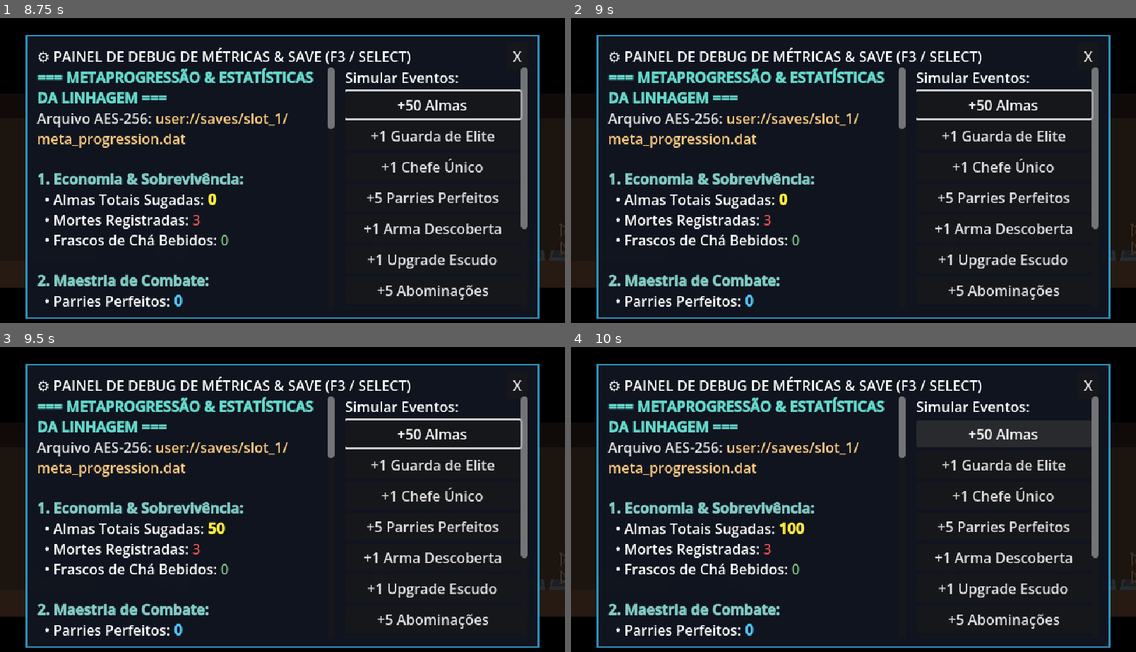
Above: before the commit, frames 1-4 (two rows, left to right).
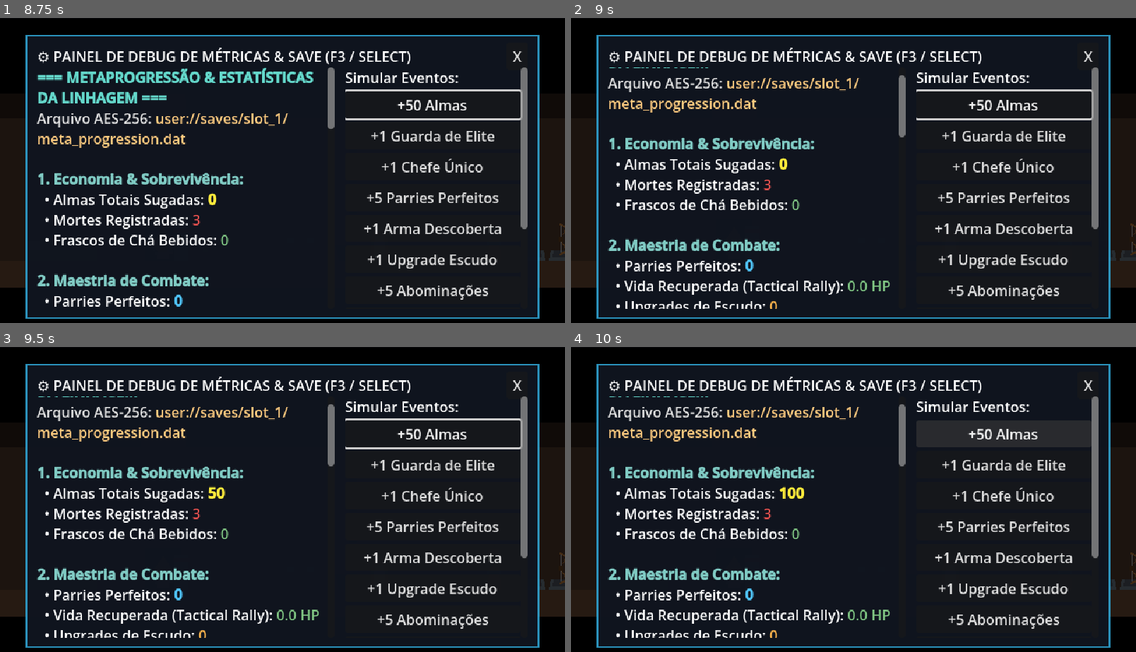
Above: after the commit, the same moments.

Repository: Theadrill/Godot-Roguelike-Prototype
Game: Godot game, scene res://src/world/hub/family_house.tscn
The game is run twice, just before and just after one commit, with the same random seed, the same clock (stepped at 60 frames per second) and the same inputs.
Inputs (mouse positions are in pixels of both pictures, inside the frame that each line leads up to):
- Up to frame 1 (8.75 s): tap Enter (ui_accept) at 0.5, 8 s; move the mouse to (378, 240) at 0.52 s; hold Keypad 2 (look_down) 0.53-1.28 s; hold D (move_right) 0.53-2.03 s; click (378, 240) at 0.67 s; tap Space (jump) at 0.77, 1.52, 3.02, 3.77, 4.52 s; tap Keypad 8 (look_up) at 0.8, 1.35, 3.05, 8.3 s; move the mouse to (497, 207) at 1.27 s; click (497, 207) at 1.42 s; tap Shift (roll) at 1.55, 3.8 s; move the mouse to (536, 237) at 2.02 s; hold A (move_left) 2.03-2.78 s; hold Shift (roll) 2.03-2.78 s; click (536, 237) at 2.17 s; tap Keypad 2 (look_down) at 2.3, 4.55 s; move the mouse to (559, 237) at 2.77 s; hold D (move_right) 2.78-4.28 s; click (559, 237) at 2.85 s; move the mouse to (197, 249) at 3.52 s; hold Right mouse button (defend) 3.53-4.28 s; click (197, 249) at 3.67 s; tap 2 (cycle_weapon_debug) at 4.15 s; move the mouse to (514, 240) at 4.27 s; hold A (move_left) 4.28-5 s; tap Q (heal) at 4.35 s; click (514, 240) at 4.42 s; tap Escape (pause_game) at 4.9 s; click "Restart from Scratch" at 5 s; click "Restart from Scratch" at 5.75 s; click "Restart from Scratch" at 6.5 s; click "Resume" at 7.25 s; move the mouse to (310, 176) at 8.02 s; hold D (move_right) from 8.03 s (still down); hold E (interact) from 8.03 s (still down); click (310, 176) at 8.17 s; tap F3 (toggle_debug_metrics) at 8.65 s
- Up to frame 2 (9 s): move the mouse to (768, 97) at 8.77 s; release D (move_right) at 8.78 s; release E (interact) at 8.78 s; hold A (move_left) from 8.78 s (still down); tap Keypad 2 (look_down) at 8.85 s
- Up to frame 3 (9.5 s): keep holding A (move_left); tap Space (jump) at 9.02 s; tap Shift (roll) at 9.05 s; tap 3 (toggle_shield_repulsion_debug) at 9.4 s
- Up to frame 4 (10 s): release A (move_left) at 9.5 s; click "+50 Almas" at 9.5 s

Frame 1 is identical in both runs. In frame 2, 11% of the frame differs, in the area x 6-60%, y 16-96%; in frame 3, 11%; in frame 4, 11%.

Commit message:
fix(ui): corrige saida em Salvar e Sair sem acionar pulo e adiciona rolagem com Right Stick no painel de metricas

Diff:
--- a/src/ui/debug/debug_metrics_panel.gd
+++ b/src/ui/debug/debug_metrics_panel.gd
@@ -5,6 +5,7 @@
 ## Acionado a qualquer momento com a tecla F3 (Teclado) ou botão Select/Back (Gamepad).
 
 @onready var main_panel: Panel = $MainPanel
+@onready var metrics_scroll: ScrollContainer = $MainPanel/ContentHBox/MetricsScroll
 @onready var metrics_label: RichTextLabel = $MainPanel/ContentHBox/MetricsScroll/MetricsLabel
 @onready var btn_close: Button = $MainPanel/Header/BtnClose
 
@@ -66,6 +67,27 @@
 		ProgressionManager.reset_profile()
 		_refresh_metrics()
 	)
+
+func _process(delta: float) -> void:
+	if not visible:
+		return
+
+	# Right Analog Stick / Look Up-Down para rolar a lista de métricas
+	var scroll_dir: float = 0.0
+	for joy in Input.get_connected_joypads():
+		var axis_y: float = Input.get_joy_axis(joy, JOY_AXIS_RIGHT_Y)
+		if absf(axis_y) > 0.15:
+			scroll_dir = axis_y
+			break
+
+	if is_zero_approx(scroll_dir):
+		if Input.is_action_pressed("look_down"):
+			scroll_dir = 1.0
+		elif Input.is_action_pressed("look_up"):
+			scroll_dir = -1.0
+
+	if not is_zero_approx(scroll_dir) and metrics_scroll:
+		metrics_scroll.scroll_vertical += int(scroll_dir * 600.0 * delta)
 
 func _unhandled_input(event: InputEvent) -> void:
 	if event.is_action_pressed("toggle_debug_metrics"):
--- a/src/ui/pause/pause_menu_ui.gd
+++ b/src/ui/pause/pause_menu_ui.gd
@@ -80,11 +80,17 @@
 
 func _on_save_quit_pressed() -> void:
 	ProgressionManager.save_profile()
-	get_tree().paused = false
-	get_tree().quit()
+	var player := get_tree().get_first_node_in_group("player") as Player
+	if player:
+		player.is_input_locked = true
+		player.velocity = Vector2.ZERO
+	get_tree().quit(0)
 
 func _on_restart_pressed() -> void:
 	ProgressionManager.save_profile()
 	ProgressionManager.reset_daily_run()
 	get_tree().paused = false
+	var player := get_tree().get_first_node_in_group("player") as Player
+	if player:
+		player.is_input_locked = false
 	get_tree().change_scene_to_file("res://src/world/hub/family_house.tscn")
